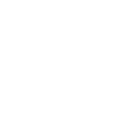
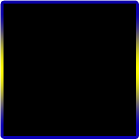
Before/after of a 140 × 140 layered artwork. What changed in the layer stack:
renamed "Details" to (unnamed layer), showed it, painted on it over left=11, top=52, right=125, bottom=78
removed layer "Layer 1" over left=0, top=0, right=139, bottom=139
added layer "Shape 1" over left=3, top=3, right=136, bottom=136
